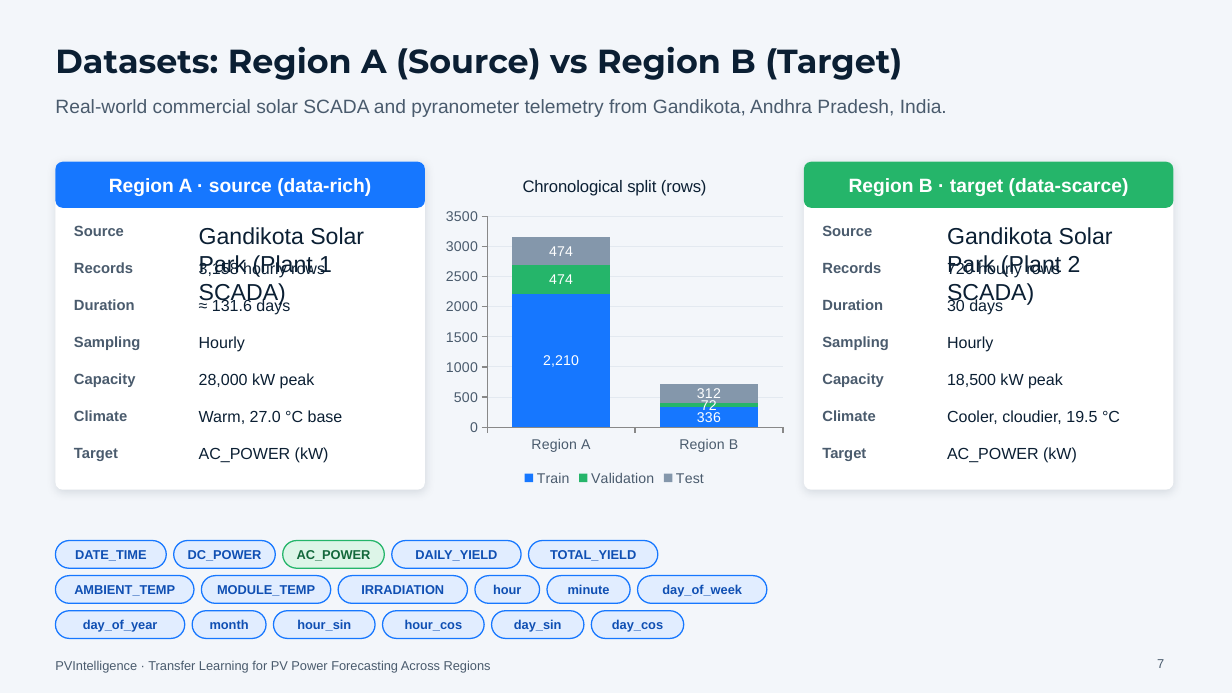
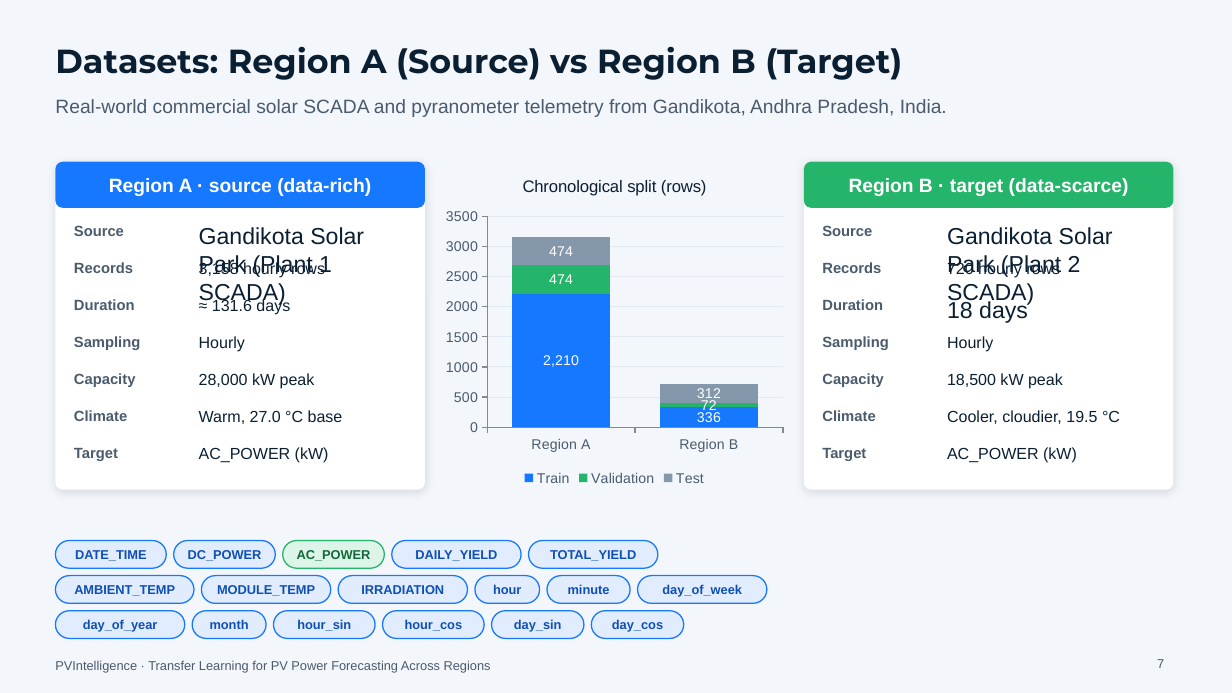
Before and after one commit to wvpssriraj10/PVIntelligence, a slide deck: slide 7 of PVIntelligence_Research_Defence.pptx. Drawn at 1232x693 pixels with LibreOffice and Linux fonts; fonts in the diff are those of the drawing. Boxes give left, top, right and bottom in pixels: in the first picture for what was removed or moved away, otherwise in the second. Text is boxed around its words. In the diff, an @@ line names an element or a change of style, - is before the commit and + after.

Commit message:
Standardize Region B data duration to 18 days across report, slides, and viva guide

```diff
--- a/PVIntelligence_Research_Defence.pptx
+++ b/PVIntelligence_Research_Defence.pptx
@@ text at (x1=947, y1=300, x2=1028, y2=323): text changed; size 12.5 to 18 pt @@
-30 days
+18 days
```
Also in this commit, not shown: 1 other slide changed, 2 other files.
